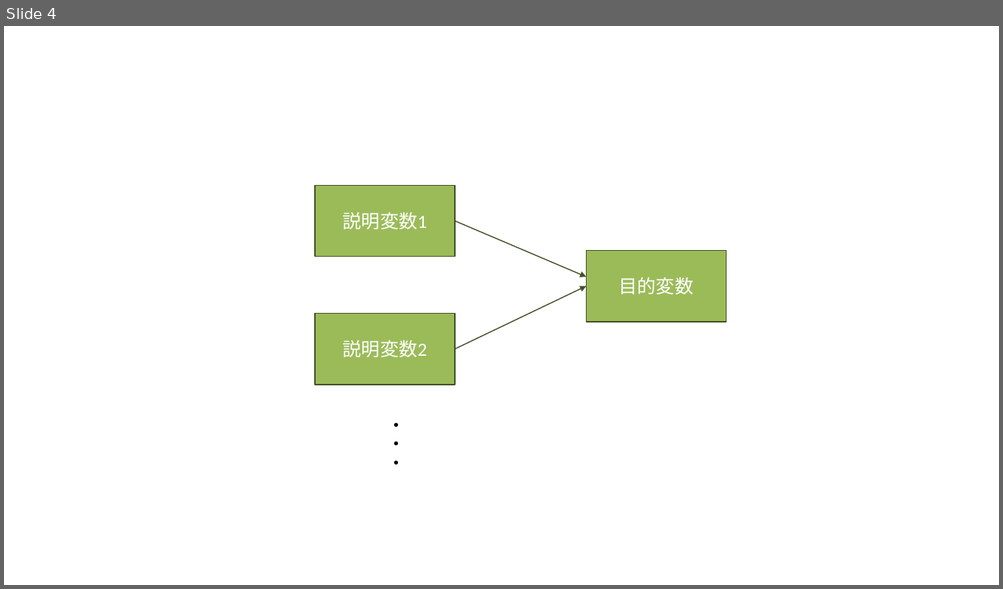
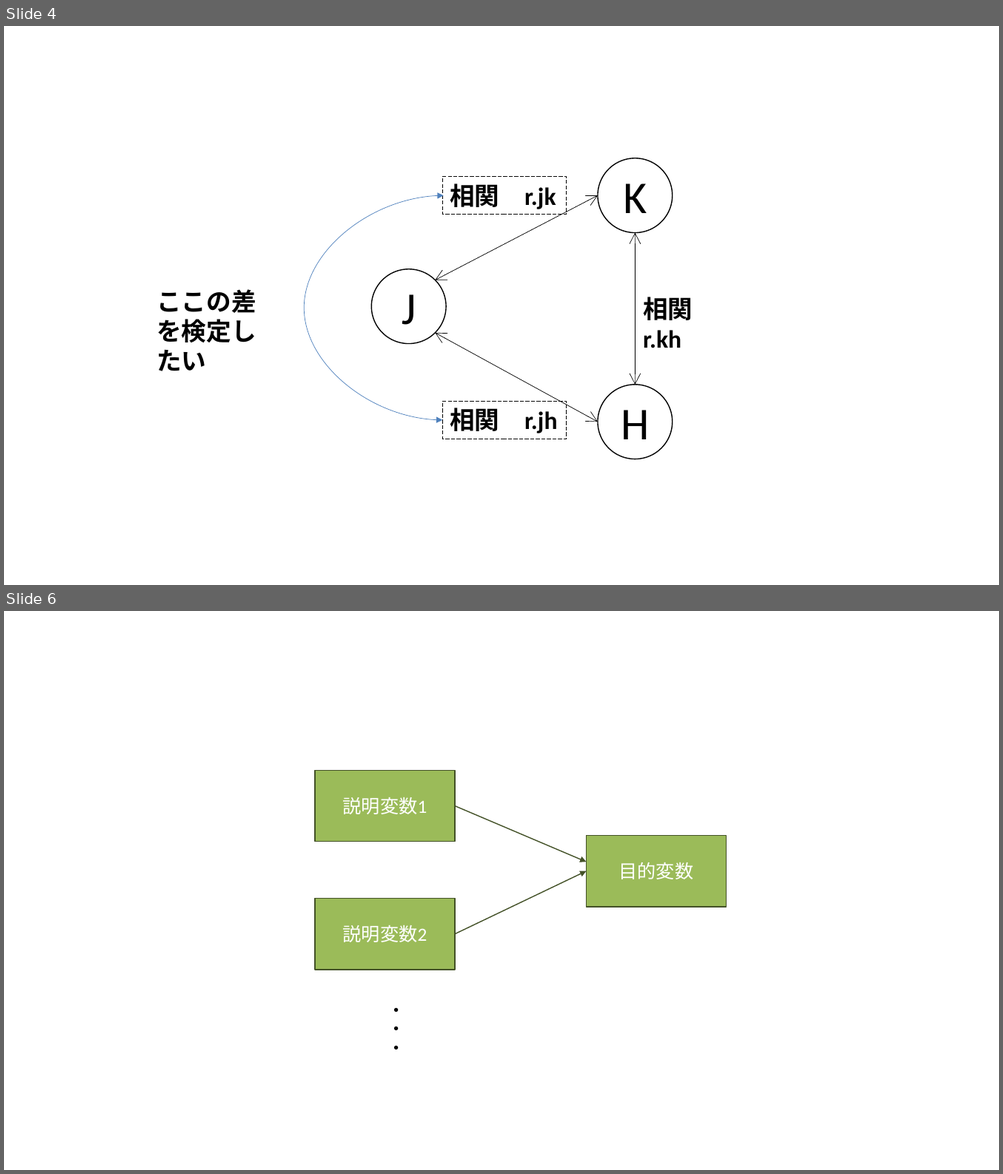
Before and after one commit to b-fujino/RLessonText, a slide deck: Img/AnovaModeling.pptx. Shown one above the other, each under a label of ours: slide 4 before the commit, slides 4 and 6 after it; the slides between them are not shown. The pictures are 1003x589 and 1003x1174 pixels, drawn with LibreOffice and Linux fonts; fonts in the diff are those of the drawing. Boxes give left, top, right and bottom in pixels: in the first picture for what was removed or moved away, otherwise in the second. Text is boxed around its words. In the diff, an @@ line names an element or a change of style, - is before the commit and + after.

Commit message:
相関分析を大分アップデート．

```diff
--- a/Img/AnovaModeling.pptx
+++ b/Img/AnovaModeling.pptx
@@ slide 4 added at bbox=[4, 26, 999, 585], background #FFFFFF @@
@@ ellipse added at bbox=[598, 158, 672, 232], fill #FFFFFF, outline #000000 1 pt, 44 pt, text #000000 @@
+K
@@ rectangle added at bbox=[443, 177, 566, 214], outline #000000 0.75 pt dashed, 24 pt, text #000000, bold @@
+相関 r.jk
@@ curved double arrow added from (444, 195) to (443, 420), #4F81BD 0.5 pt @@
@@ double arrow added from (435, 281) to (598, 195), #000000 0.5 pt @@
@@ double arrow added from (635, 232) to (635, 385), #000000 0.5 pt @@
@@ ellipse added at bbox=[371, 269, 446, 344], fill #FFFFFF, outline #000000 1 pt, 44 pt, text #000000 @@
+J
@@ text added at bbox=[156, 289, 256, 372], 24 pt, text #000000, bold @@
+ここの差を検定したい
@@ text added at bbox=[643, 297, 692, 349], 24 pt, text #000000, bold @@
+相関 r.kh
@@ double arrow added from (435, 333) to (598, 422), #000000 0.5 pt @@
@@ rectangle added at bbox=[443, 401, 566, 439], outline #000000 0.75 pt dashed, 24 pt, text #000000, bold @@
+相関 r.jh
@@ ellipse added at bbox=[598, 385, 672, 460], fill #FFFFFF, outline #000000 1 pt, 44 pt, text #000000 @@
+H
@@ what was slide 4 is now slide 6 @@
```
Also in this commit, not shown: 1 other slide added, 8 other files.
